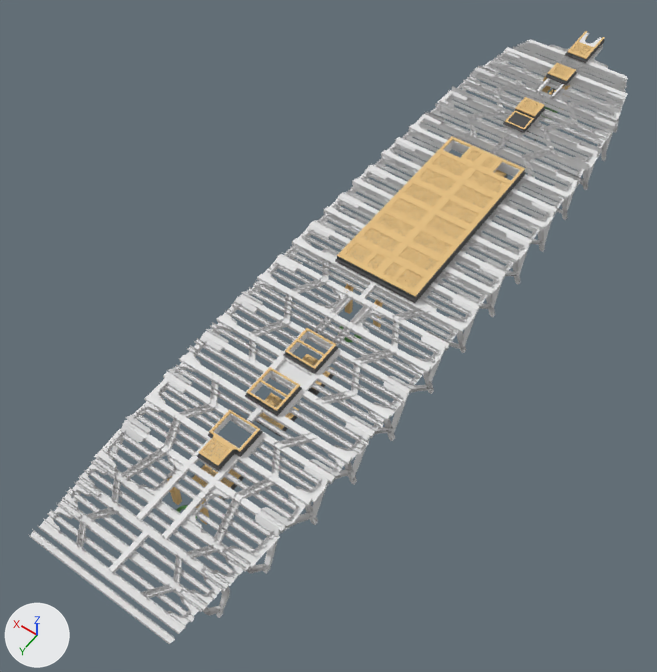
Before and after pictures for a commit that changed the FBX model Constitution/Content/ship/main/GunDeckDetail_Mesh.fbx.
Both versions are drawn from a camera (50 mm lens) standing at (-119.0, 233.0, 284.0) and looking at (10.0, 53.0, 1.0). The axes (+X, +Y, +Z) are drawn at lower left. The lights are the same throughout. Where no turn or scale is listed for an object, it has been applied to the vertices. Vertices at the same position are counted once.

Objects in the first picture: 'GunDeckDetail'.
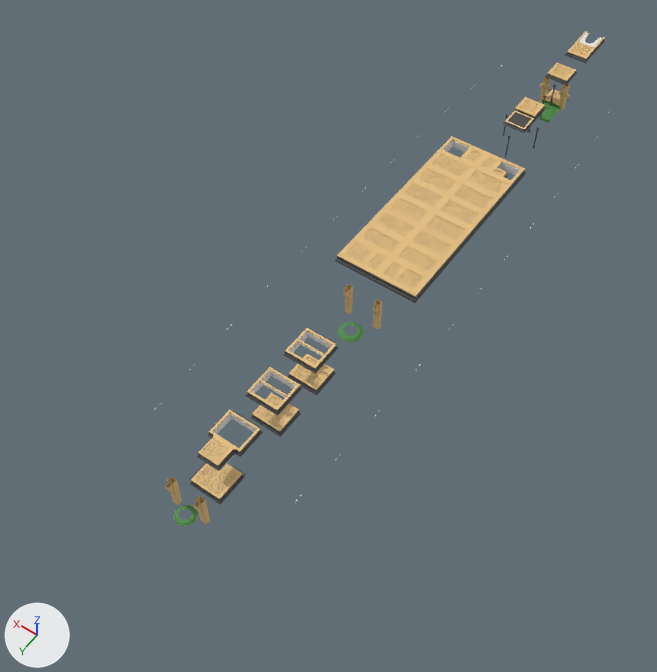
Diff of the bpy script that builds the scene:
```diff
--- a/Constitution/Content/ship/main/GunDeckDetail_Mesh.fbx.py
+++ b/Constitution/Content/ship/main/GunDeckDetail_Mesh.fbx.py
@@ me_mesh @@
 # used by ob_gundeckdetail; location = (0.0, 0.0, 0.0)
-me_mesh.from_pydata(...)  # 64543 vertices, 68260 faces; spans x -41.0..41.0, y -152.0..185.0, z 9.0..29.0
+me_mesh.from_pydata(...)  # 56079 vertices, 60230 faces; spans x -34.0..34.0, y -152.0..152.0, z 9.0..29.0
+# me_mesh part 1: 332 loose pieces with 7716 vertices, spanning x -41.0..41.0, y -150.0..185.0, z 11.0..28.0, are deleted
+# me_mesh part 2: 142 vertices moved within x -32.0..32.0, y -123.0..148.0, z 22.0..28.0; 922 vertices removed from x -39.0..39.0, y -152.0..150.0, z 11.0..28.0; 126 vertices added at x -6.0..6.0, y 83.0..127.0, z 26.0..28.0
 me_mesh.materials.append(mat_whitewood_mat)
```

What differs and where, as boxes [x1, y1, x2, y2] in the pictures (657 x 672 px):
'GunDeckDetail', reshaped (24% narrower, 19% shorter)
    before: [28, 31, 628, 644]
    after: [154, 31, 611, 526]
part 1 of me_mesh, deleted
    before: [28, 38, 628, 644]
part 2 of me_mesh, cut back
    before: [102, 44, 628, 557]
    after: [165, 85, 556, 510]
